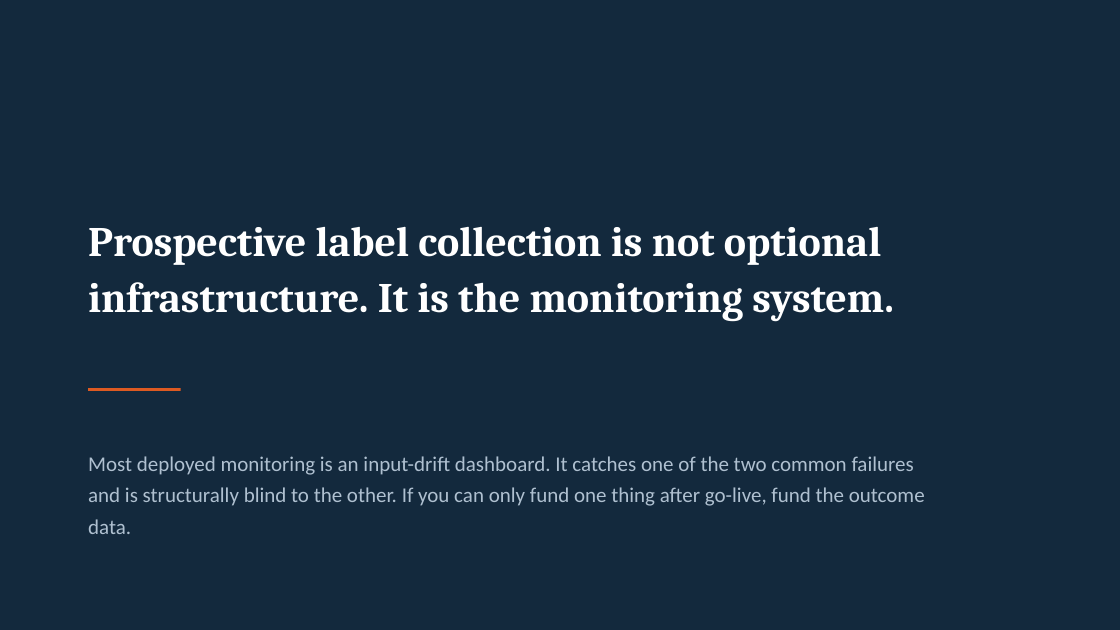
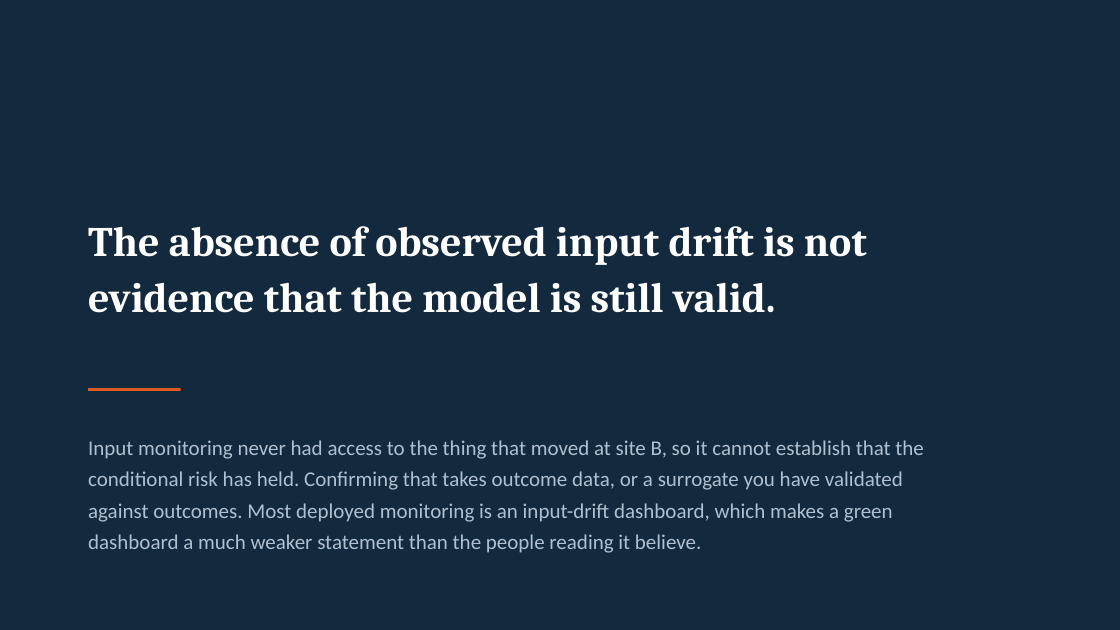
Before and after one commit to vafaei-ar/ai-uncertainty-2026-healthcare, a slide deck: slide 20 of slides/lecture1_honest_probabilities.pptx. Drawn at 1120x630 pixels with LibreOffice and Linux fonts; fonts in the diff are those of the drawing. Boxes give left, top, right and bottom in pixels: in the first picture for what was removed or moved away, otherwise in the second. Text is boxed around its words. In the diff, an @@ line names an element or a change of style, - is before the commit and + after.

```diff
--- a/slides/lecture1_honest_probabilities.pptx
+++ b/slides/lecture1_honest_probabilities.pptx
@@ text at [88,226,867,313]: text changed @@
-Prospective label collection is not optional
-infrastructure. It is the monitoring system.
+The absence of observed input drift is not
+evidence that the model is still valid.
@@ text at [88,440,923,553]: text changed @@
-Most deployed monitoring is an input-drift dashboard. It catches one of the two common failures and is structurally blind to the other. If you can only fund one thing after go-live, fund the outcome data.
+Input monitoring never had access to the thing that moved at site B, so it cannot establish that the conditional risk has held. Confirming that takes outcome data, or a surrogate you have validated against outcomes. Most deployed monitoring is an input-drift dashboard, which makes a green dashboard a much weaker statement than the people reading it believe.
```
Also in this commit, not shown: 3 other slides changed, 17 other files.
